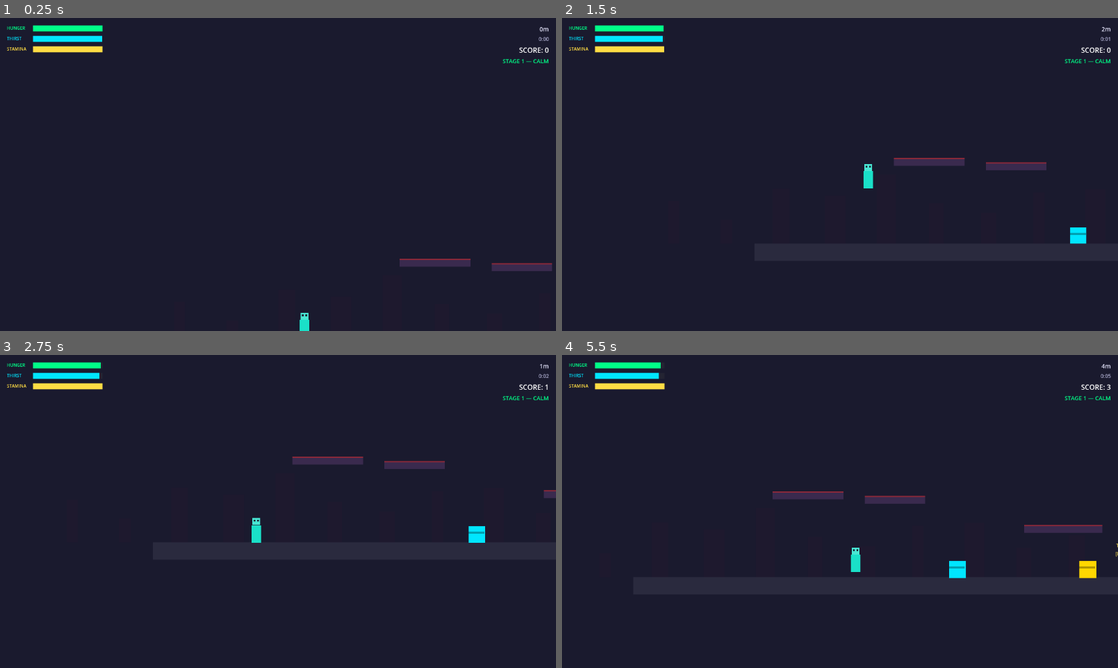
Above: before the commit, frames 1-4 (two rows, left to right).
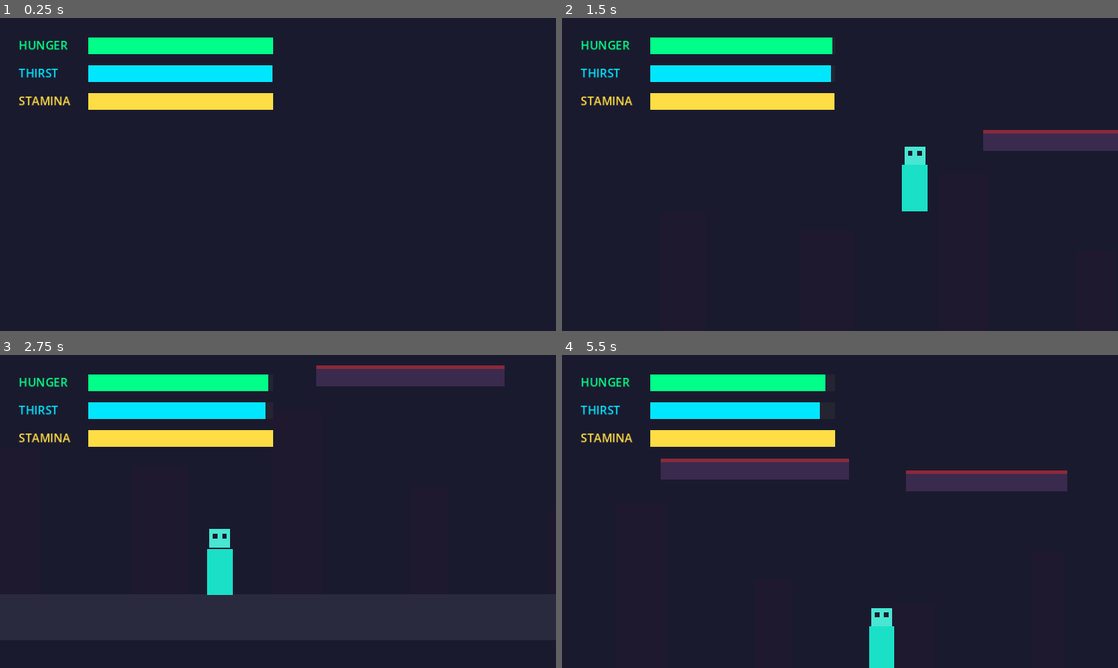
Above: after the commit, the same moments.

Repository: ddocthefirst/dust-and-static
Game: Godot game, scene res://scenes/Main.tscn
Two runs of this game, one before a commit and one after it. Both use one fixed random seed, a clock stepped at 60 frames per second and the inputs below.
Inputs:
- Up to frame 1 (0.25 s): no input
- Up to frame 2 (1.5 s): tap Enter at 0.5 s; hold D (move_right) from 0.53 s (still down); tap E (interact) at 0.6 s; tap Space (jump) at 0.77 s; tap Shift (run) at 1.35 s
- Up to frame 3 (2.75 s): tap Space (jump) at 1.52 s; release D (move_right) at 2.03 s; hold A (move_left) from 2.03 s (still down); tap R at 2.1 s
- Up to frame 4 (5.5 s): release A (move_left) at 2.78 s; hold D (move_right) 2.78-4.28 s; tap E (interact) at 2.85, 5.1 s; tap Space (jump) at 3.02, 3.77, 4.52 s; hold Shift (run) 3.53-4.28 s; hold A (move_left) 4.28-5.03 s; tap R at 4.35 s; hold D (move_right) from 5.03 s (still down)

The runs differ from the first frame. In frame 1, 7.3% of the frame differs, in the area x 1-100%, y 2-100%; in frame 2, 9.8%; in frame 3, 11%; in frame 4, 13%.

Commit message:
fix(godot): fix zoom — small base resolution + canvas_items stretch for web

Diff:
--- a/project.godot
+++ b/project.godot
@@ -17,8 +17,12 @@
 
 [display]
 
-window/size/viewport_width=1280
-window/size/viewport_height=720
+window/size/viewport_width=480
+window/size/viewport_height=270
+window/size/window_width_override=960
+window/size/window_height_override=540
+window/stretch/mode="canvas_items"
+window/stretch/aspect="keep"
 
 [input]
 
Not shown, changed: docs/index.html
Not shown, changed: docs/index.pck
